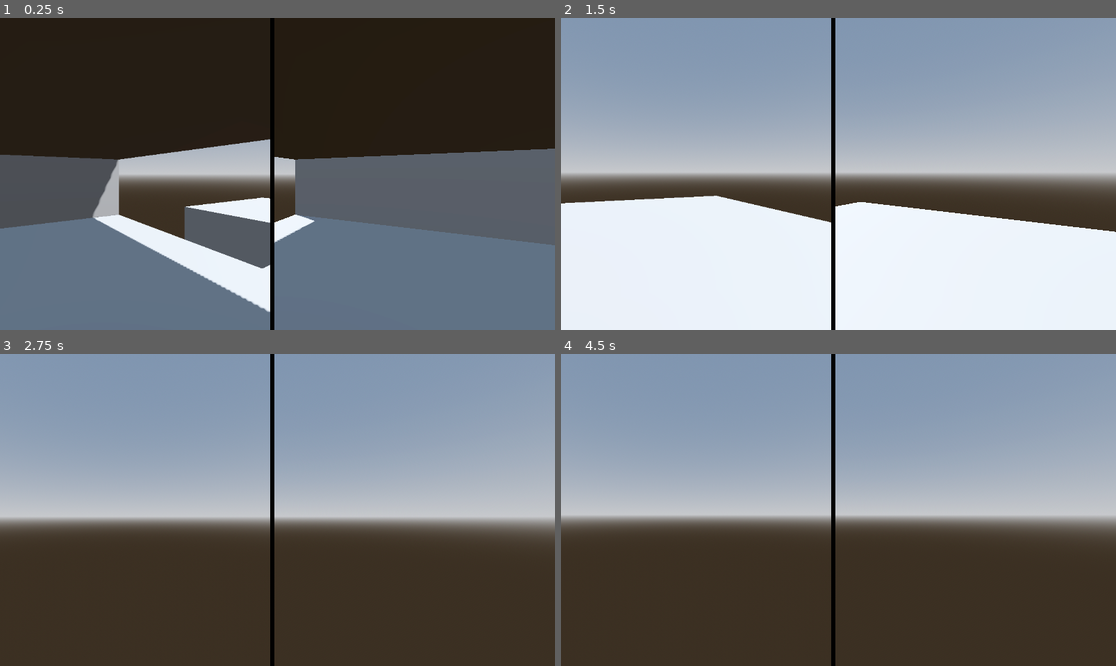
Above: before the commit, frames 1-4 (two rows, left to right).
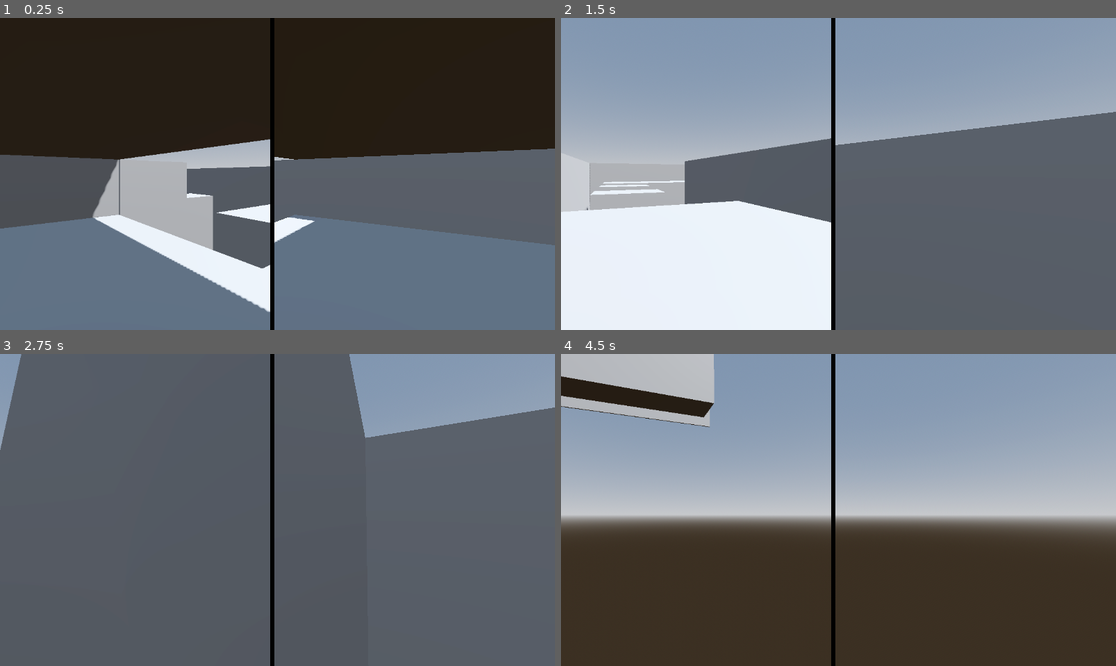
Above: after the commit, the same moments.

Repository: Sensei-whoop/Project-Daniel
Game: Godot game, scene res://Lvls/test_scene.tscn
Same seed, same stepped clock (60 frames per second), same inputs: the game is played once before the commit and once after it. This scene is started directly instead of the project's main scene.
Inputs (mouse positions are in pixels of both pictures, inside the frame that each line leads up to):
- Up to frame 1 (0.25 s): no input
- Up to frame 2 (1.5 s): tap Enter (ui_accept) at 0.5, 0.77 s; move the mouse to (866, 174) at 0.52 s; hold Up (ui_up) from 0.53 s (still down); move the mouse to (810, 174) at 1.27 s
- Up to frame 3 (2.75 s): keep holding Up (ui_up); tap Enter (ui_accept) at 1.52 s; move the mouse to (288, 503) at 2.02 s
- Up to frame 4 (4.5 s): keep holding Up (ui_up); move the mouse to (832, 516) at 2.77 s; tap Enter (ui_accept) at 3.02, 3.77 s; move the mouse to (877, 513) at 3.52 s; move the mouse to (794, 506) at 4.27 s

The runs differ from the first frame. In frame 1, 5.1% of the frame differs, in the area x 21-57%, y 45-75%; in frame 2, 39%; in frame 3, 90%, in the area x 0-100%, y 0-100%; in frame 4, 5.5%.

Commit message:
Level Changes

Diff:
--- /dev/null
+++ b/Enemy_View_Frustrum.tres
@@ -0,0 +1,4 @@
+[gd_resource type="ConvexPolygonShape3D" format=3 uid="uid://dgcubos03d4uu"]
+
+[resource]
+points = PackedVector3Array(0.5, 0.5, 0, 0.5, -0.5, 0, -0.5, -0.5, 0, -0.5, 0.5, 0, 2, 2, 5, 2, -2, 5, -2, -2, 5, -2, 2, 5)
--- /dev/null
+++ b/Entities/enemy.tscn
@@ -0,0 +1,20 @@
+[gd_scene load_steps=4 format=3 uid="uid://dg43ifv8ofbwb"]
+
+[ext_resource type="Shape3D" uid="uid://dgcubos03d4uu" path="res://Enemy_View_Frustrum.tres" id="1_gg6qv"]
+
+[sub_resource type="SphereShape3D" id="SphereShape3D_x47di"]
+
+[sub_resource type="SphereMesh" id="SphereMesh_4tiwr"]
+
+[node name="Enemy" type="CharacterBody3D"]
+
+[node name="CollisionShape3D" type="CollisionShape3D" parent="."]
+shape = SubResource("SphereShape3D_x47di")
+
+[node name="MeshInstance3D" type="MeshInstance3D" parent="."]
+mesh = SubResource("SphereMesh_4tiwr")
+
+[node name="Area3D" type="Area3D" parent="."]
+
+[node name="CollisionShape3D" type="CollisionShape3D" parent="Area3D"]
+shape = ExtResource("1_gg6qv")
--- a/Lvls/test_scene.tscn
+++ b/Lvls/test_scene.tscn
@@ -29,44 +29,84 @@
 
 [node name="Terrain" type="Node" parent="."]
 
-[node name="CSGCombiner3D" type="CSGCombiner3D" parent="Terrain"]
-snap = 0.1
-use_collision = true
+[node name="Blocks" type="Node" parent="Terrain"]
 
-[node name="CSGBox3D" type="CSGBox3D" parent="Terrain"]
+[node name="CSGBox3D" type="CSGBox3D" parent="Terrain/Blocks"]
 transform = Transform3D(1, 0, 0, 0, 1, 0, 0, 0, 1, 0, -5, 0)
 use_collision = true
 size = Vector3(20, 10, 10)
 
-[node name="CSGBox3D2" type="CSGBox3D" parent="Terrain"]
-transform = Transform3D(1, 0, 0, 0, 1, 0, 0, 0, 1, 0, -5, -15)
+[node name="CSGBox3D2" type="CSGBox3D" parent="Terrain/Blocks"]
+transform = Transform3D(1, 0, 0, 0, 1, 0, 0, 0, 1, -2.5, -5, -15)
 use_collision = true
-size = Vector3(20, 10, 10)
+size = Vector3(10, 10, 10)
 
-[node name="CSGBox3D3" type="CSGBox3D" parent="Terrain"]
+[node name="CSGBox3D3" type="CSGBox3D" parent="Terrain/Blocks"]
 transform = Transform3D(1, 0, 0, 0, 1, 0, 0, 0, 1, 0, 3.1, 0)
 use_collision = true
 size = Vector3(20, 0.2, 10)
 
-[node name="CSGBox3D4" type="CSGBox3D" parent="Terrain"]
+[node name="CSGBox3D4" type="CSGBox3D" parent="Terrain/Blocks"]
 transform = Transform3D(1, 0, 0, 0, 1, 0, 0, 0, 1, 0, 1.5, 4.9)
 use_collision = true
 size = Vector3(19.8, 3, 0.2)
 
-[node name="CSGBox3D5" type="CSGBox3D" parent="Terrain"]
-transform = Transform3D(1, 0, 0, 0, 1, 0, 0, 0, 1, 0, -5, -7.5)
+[node name="CSGBox3D5" type="CSGBox3D" parent="Terrain/Blocks"]
+transform = Transform3D(1, 0, 0, 0, 1, 0, 0, 0, 1, 0, -0.1, -7.5)
 use_collision = true
-size = Vector3(5, 10, 5)
+size = Vector3(5, 0.2, 5)
 
-[node name="CSGBox3D6" type="CSGBox3D" parent="Terrain"]
+[node name="CSGBox3D6" type="CSGBox3D" parent="Terrain/Blocks"]
 transform = Transform3D(1, 0, 0, 0, 1, 0, 0, 0, 1, -10, 1.5, 0)
 use_collision = true
 size = Vector3(0.2, 3, 10)
 
-[node name="CSGBox3D7" type="CSGBox3D" parent="Terrain"]
+[node name="CSGBox3D7" type="CSGBox3D" parent="Terrain/Blocks"]
 transform = Transform3D(1, 0, 0, 0, 1, 0, 0, 0, 1, 10, 1.5, 0)
 use_collision = true
 size = Vector3(0.2, 3, 10)
+
+[node name="CSGBox3D8" type="CSGBox3D" parent="Terrain/Blocks"]
+transform = Transform3D(1, 0, 0, 0, 1, 0, 0, 0, 1, -15, -5, -15)
+use_collision = true
+size = Vector3(3, 10, 5)
+
+[node name="CSGBox3D9" type="CSGBox3D" parent="Terrain/Blocks"]
+transform = Transform3D(1, 0, 0, 0, 1, 0, 0, 0, 1, -22.5, -5, -15)
+use_collision = true
+size = Vector3(3, 10, 5)
+
+[node name="CSGBox3D10" type="CSGBox3D" parent="Terrain/Blocks"]
+transform = Transform3D(1, 0, 0, 0, 1, 0, 0, 0, 1, -30, -5, -30)
+use_collision = true
+size = Vector3(5, 10, 35)
+
+[node name="Walls" type="Node" parent="Terrain"]
+
+[node name="CSGBox3D11" type="CSGBox3D" parent="Terrain/Walls"]
+transform = Transform3D(1, 0, 0, 0, 1, 0, 0, 0, 1, 10, -3.5, -14)
+use_collision = true
+size = Vector3(0.2, 13, 18)
+
+[node name="CSGBox3D15" type="CSGBox3D" parent="Terrain/Walls"]
+transform = Transform3D(1, 0, 0, 0, 1, 0, 0, 0, 1, -36, -3.5, -30)
+use_collision = true
+size = Vector3(0.2, 13, 40)
+
+[node name="CSGBox3D14" type="CSGBox3D" parent="Terrain/Walls"]
+transform = Transform3D(1, 0, 0, 0, 1, 0, 0, 0, 1, -10, -3.5, -7.6)
+use_collision = true
+size = Vector3(0.2, 13, 5.1)
+
+[node name="CSGBox3D12" type="CSGBox3D" parent="Terrain/Walls"]
+transform = Transform3D(-4.37114e-08, 0, 1, 0, 1, 0, -1, 0, -4.37114e-08, -23, -3.5, -10.05)
+use_collision = true
+size = Vector3(0.2, 13, 26)
+
+[node name="CSGBox3D13" type="CSGBox3D" parent="Terrain/Walls"]
+transform = Transform3D(-4.37114e-08, 0, 1, 0, 1, 0, -1, 0, -4.37114e-08, -7.5, -3.5, -23)
+use_collision = true
+size = Vector3(0.2, 13, 35)
 
 [node name="Player" parent="." instance=ExtResource("1_fgs5g")]
 transform = Transform3D(1, 0, 0, 0, 1, 0, 0, 0, 1, 0, 2, 0)
Not shown, added: DanielTheDuck7.glb.import
Not shown, added: enemy1.glb.import
